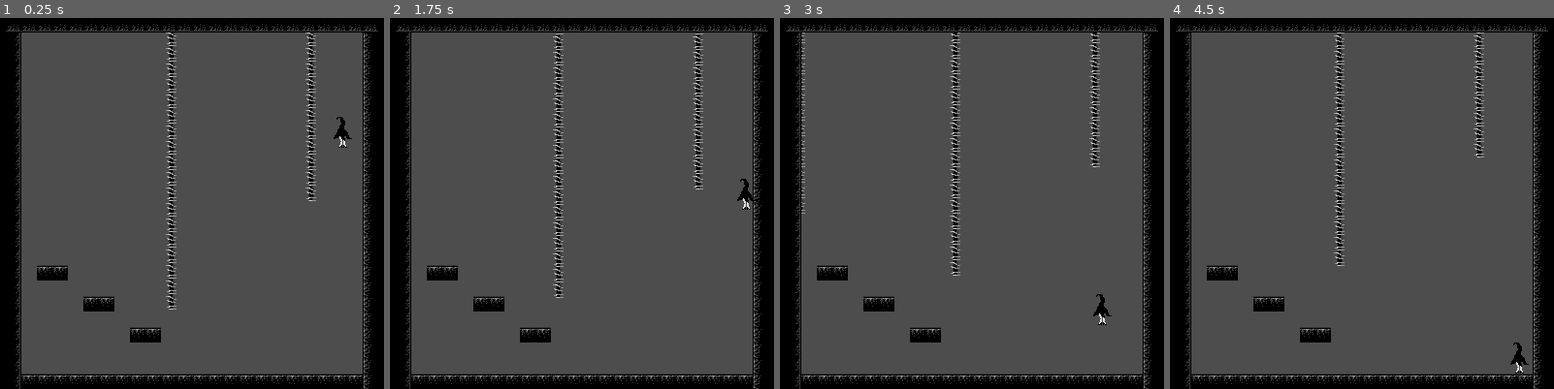
Above: before the commit, frames 1-4 (left to right).
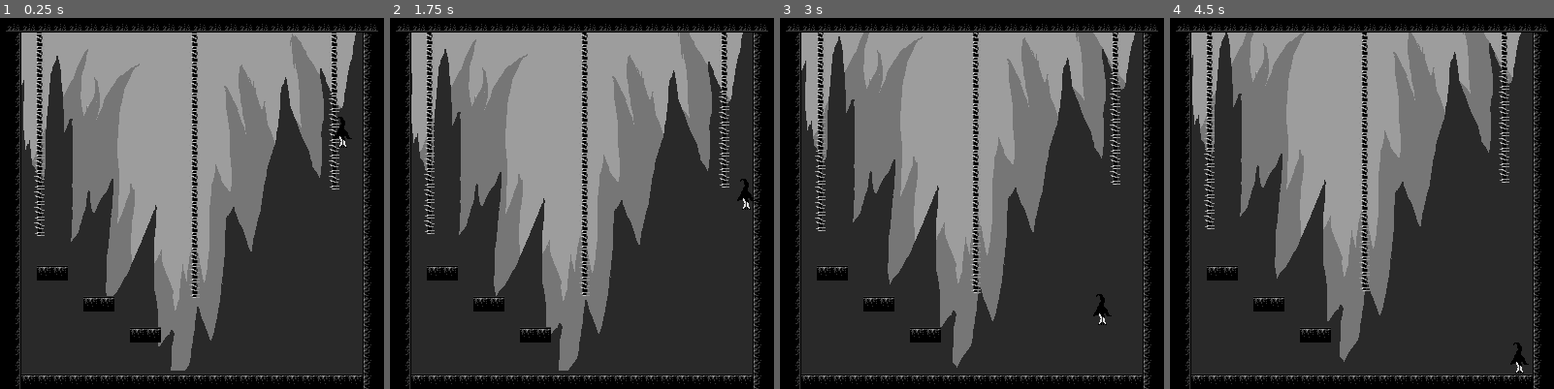
Above: after the commit, the same moments.

Repository: jojovary/HNUWinterGameJam24
Game: Godot game, scene res://Szenen/PrototypeLevelMartin.tscn
Same seed, same stepped clock (60 frames per second), same inputs: the game is played once before the commit and once after it. This scene is started directly instead of the project's main scene.
Inputs (mouse positions are in pixels of both pictures, inside the frame that each line leads up to):
- Up to frame 1 (0.25 s): no input
- Up to frame 2 (1.75 s): tap Enter (ui_accept) at 0.5, 0.77, 0.8, 1.07, 1.35, 1.52 s; move the mouse to (720, 184) at 0.52 s; hold Right mouse button (Dash, bound only after the commit) 0.53-1.28 s; hold Right (ui_right) from 0.53 s (still down); click (720, 184) at 0.67 s; move the mouse to (459, 222) at 1.27 s; click (459, 222) at 1.42 s; right-click (459, 222) at 1.55 s
- Up to frame 3 (3 s): tap Enter (ui_accept) at 1.82, 2.3 s; move the mouse to (1033, 121) at 2.02 s; release Right (ui_right) at 2.03 s; hold Left (ui_left) 2.03-2.78 s; hold Right mouse button (Dash, bound only after the commit) 2.03-2.78 s; click (1033, 121) at 2.17 s; move the mouse to (941, 277) at 2.77 s; hold Right (ui_right) from 2.78 s (still down); right-click (941, 277) at 2.85 s; click (941, 277) at 2.92 s
- Up to frame 4 (4.5 s): tap Enter (ui_accept) at 3.02, 3.32, 3.6, 3.77, 4.07 s; move the mouse to (1546, 259) at 3.52 s; click (1546, 259) at 3.67 s; move the mouse to (1177, 147) at 4.27 s; release Right (ui_right) at 4.28 s; hold Left (ui_left) from 4.28 s (still down); right-click (1177, 147) at 4.35 s; click (1177, 147) at 4.42 s

The runs differ from the first frame. In frame 1, 79% of the frame differs, in the area x 5-95%, y 3-96%; in frame 2, 79%; in frame 3, 79%; in frame 4, 80%.

Commit message:
neuer Parallax + Dash Versuch

Diff:
--- a/ssss/Scripte/middle_player_distance.gd
+++ b/ssss/Scripte/middle_player_distance.gd
@@ -13,6 +13,10 @@
 func middleplayer_vector():
 	#print ($"../Player".position - $".".position)
 	offset = $"../Player".position - $".".position
-	print (str(offset.y) + " + " + str(offset.x))
+	#print (str(offset.y) + " + " + str(offset.x))
 func middlebackground_vector():
-	$"../MovingBackground".position = offset * -0.19
+	$"../MovingBackground".position = offset * -0.03
+	$"../BGMountainBlack".position = offset * -0.07
+	$"../BGMountainGray".position = offset * -0.11
+	$"../BGMountainGrey".position = offset * -0.15
+	$"../BGGrey".position = offset * -0.19
--- a/ssss/Scripte/player.gd
+++ b/ssss/Scripte/player.gd
@@ -1,4 +1,9 @@
 extends CharacterBody2D
+
+var player_target = Vector2()
+var offset_dash = 0
+var mouse_position = 0
+var dash_speed = 10
 
 
 const SPEED = 500.0
@@ -10,10 +15,16 @@
 var current_direction = 0
 
 func _physics_process(delta: float) -> void:
+	#dash()
 	jump(delta)
 	accelerate()
 	#changeDirection()
 	move_and_slide()
+	#mouseplayer_vector()
+
+func _ready():
+	player_target =  $".".position
+
 
 func jump(delta):
 	 # while the player is jumping gravity should affect him
@@ -50,3 +61,31 @@
 		velocity.x = move_toward(velocity.x, SPEED * direction, ACCELERATION )
 	else:
 		velocity.x = move_toward(velocity.x, 0, DECELARATION)
+
+#func _input(event):
+	##if you press the mouse button and your mouse is inside of your area the the player moves
+	#if event.is_action_pressed("Dash"):
+		#player_target = get_local_mouse_position()
+		#
+##func _input(event):
+	### Mouse in viewport coordinates.
+	###if event is InputEventMouseButton:
+		###print("Mouse Click/Unclick at: ", event.position)
+		###pass
+	##if event is InputEventMouseMotion:
+		###print("Mouse Motion at: ", event.position)
+		##mouse_position = event.position
+	### Print the size of the viewport.
+	###print("Viewport Resolution is: ", get_viewport().get_visible_rect().size)
+	##
+##func mouseplayer_vector():
+	###print ($"../Player".position - $".".position)
+	##
+	##offset_dash = $CollisionShape2D.position - mouse_position
+	##
+	##
+#func dash():
+	#if Input.is_action_just_pressed("Dash"):
+		#velocity = velocity. lerp(player_target * 1, dash_speed)
+		#move_and_slide()
+			#
--- a/ssss/Szenen/PrototypeLevel.tscn
+++ b/ssss/Szenen/PrototypeLevel.tscn
@@ -74,7 +74,7 @@
 physics_layer_0/collision_layer = 1
 sources/0 = SubResource("TileSetAtlasSource_te6gn")
 
-[node name="PrototypeLevel" type="Node2D"]
+[node name="PrototypeLevel2" type="Node2D"]
 
 [node name="Layer0" type="TileMapLayer" parent="."]
 use_parent_material = true
--- a/ssss/Szenen/PrototypeLevelMartin.tscn
+++ b/ssss/Szenen/PrototypeLevelMartin.tscn
@@ -1,9 +1,13 @@
-[gd_scene load_steps=9 format=4 uid="uid://b1m00aa2284ng"]
+[gd_scene load_steps=13 format=4 uid="uid://b1m00aa2284ng"]
 
 [ext_resource type="PackedScene" uid="uid://47t4f3dy208j" path="res://Szenen/parallax_background_prototyp.tscn" id="1_8bwvx"]
 [ext_resource type="Texture2D" uid="uid://k3dw0jfdylj3" path="res://Sprites/Prototyping Assets/Ground_Tiles.png" id="1_017qh"]
+[ext_resource type="Texture2D" uid="uid://knake7jkprwf" path="res://Sprites/Prototyping Assets/bg layer 1.png" id="1_smbpi"]
 [ext_resource type="PackedScene" uid="uid://itmuu337vbj5" path="res://Szenen/player.tscn" id="2_rekgb"]
+[ext_resource type="Texture2D" uid="uid://cnww7aapx5xvw" path="res://Sprites/Prototyping Assets/mountainsgrey.png" id="2_tgk4w"]
+[ext_resource type="Texture2D" uid="uid://276m072vdkyn" path="res://Sprites/Prototyping Assets/mountainsgray.png" id="3_vk4pf"]
 [ext_resource type="Script" path="res://Scripte/middle_player_distance.gd" id="4_54fn6"]
+[ext_resource type="Texture2D" uid="uid://de16g1bgi8pqw" path="res://Sprites/Prototyping Assets/mountainsblack.png" id="4_kohdd"]
 
 [sub_resource type="TileSetAtlasSource" id="TileSetAtlasSource_bs0jc"]
 texture = ExtResource("1_017qh")
@@ -139,6 +143,39 @@
 
 [node name="PrototypeLevel" type="Node2D"]
 
+[node name="BGGrey" type="TextureRect" parent="."]
+offset_top = -145.0
+offset_right = 640.0
+offset_bottom = 405.0
+scale = Vector2(1, 1.4)
+texture = ExtResource("1_smbpi")
+
+[node name="BGMountainGrey" type="TextureRect" parent="."]
+texture_filter = 1
+offset_right = 640.0
+offset_bottom = 384.0
+texture = ExtResource("2_tgk4w")
+
+[node name="ColorRect" type="ColorRect" parent="."]
+offset_top = 365.0
+offset_right = 640.0
+offset_bottom = 405.0
+color = Color(0.160784, 0.160784, 0.160784, 1)
+
+[node name="BGMountainGray" type="TextureRect" parent="."]
+texture_filter = 1
+offset_top = 20.0
+offset_right = 640.0
+offset_bottom = 404.0
+texture = ExtResource("3_vk4pf")
+
+[node name="BGMountainBlack" type="TextureRect" parent="."]
+visible = false
+texture_filter = 1
+offset_right = 640.0
+offset_bottom = 384.0
+texture = ExtResource("4_kohdd")
+
 [node name="MovingBackground" type="TileMapLayer" parent="."]
 texture_filter = 1
 tile_map_data = PackedByteArray("AAAnAP//AAAEAAEAAAAnAAAAAAAEAAEAAAAnAAEAAAAEAAEAAAAnAAIAAAAEAAEAAAAnAAMAAAAEAAEAAAAnAA …(3920 unchanged characters)…
--- a/ssss/Szenen/parallax_background_prototyp.tscn
+++ b/ssss/Szenen/parallax_background_prototyp.tscn
@@ -1,6 +1,10 @@
-[gd_scene load_steps=4 format=4 uid="uid://47t4f3dy208j"]
+[gd_scene load_steps=8 format=4 uid="uid://47t4f3dy208j"]
 
+[ext_resource type="Texture2D" uid="uid://knake7jkprwf" path="res://Sprites/Prototyping Assets/bg layer 1.png" id="1_8gjnb"]
 [ext_resource type="Texture2D" uid="uid://k3dw0jfdylj3" path="res://Sprites/Prototyping Assets/Ground_Tiles.png" id="1_fhy4d"]
+[ext_resource type="Texture2D" uid="uid://cnww7aapx5xvw" path="res://Sprites/Prototyping Assets/mountainsgrey.png" id="2_c35jg"]
+[ext_resource type="Texture2D" uid="uid://276m072vdkyn" path="res://Sprites/Prototyping Assets/mountainsgray.png" id="3_cco83"]
+[ext_resource type="Texture2D" uid="uid://de16g1bgi8pqw" path="res://Sprites/Prototyping Assets/mountainsblack.png" id="4_t1pri"]
 
 [sub_resource type="TileSetAtlasSource" id="TileSetAtlasSource_gqgsp"]
 texture = ExtResource("1_fhy4d")
@@ -66,6 +70,37 @@
 [node name="ParallaxBackground" type="ParallaxBackground"]
 follow_viewport_enabled = true
 
+[node name="ParallaxLayer3" type="ParallaxLayer" parent="."]
+
+[node name="TextureRect" type="TextureRect" parent="ParallaxLayer3"]
+offset_right = 40.0
+offset_bottom = 40.0
+texture = ExtResource("1_8gjnb")
+
+[node name="ParallaxLayer4" type="ParallaxLayer" parent="."]
+
+[node name="TextureRect" type="TextureRect" parent="ParallaxLayer4"]
+texture_filter = 1
+offset_right = 40.0
+offset_bottom = 40.0
+texture = ExtResource("2_c35jg")
+
+[node name="ParallaxLayer5" type="ParallaxLayer" parent="."]
+
+[node name="TextureRect" type="TextureRect" parent="ParallaxLayer5"]
+texture_filter = 1
+offset_right = 40.0
+offset_bottom = 40.0
+texture = ExtResource("3_cco83")
+
+[node name="ParallaxLayer2" type="ParallaxLayer" parent="."]
+
+[node name="TextureRect" type="TextureRect" parent="ParallaxLayer2"]
+texture_filter = 1
+offset_right = 40.0
+offset_bottom = 40.0
+texture = ExtResource("4_t1pri")
+
 [node name="ParallaxLayer" type="ParallaxLayer" parent="."]
 texture_repeat = 2
 motion_scale = Vector2(1.5, 1.5)
--- a/ssss/project.godot
+++ b/ssss/project.godot
@@ -23,6 +23,14 @@
 
 [input]
 
+ui_accept={
+"deadzone": 0.5,
+"events": [Object(InputEventKey,"resource_local_to_scene":false,"resource_name":"","device":0,"window_id":0,"alt_pressed":false,"shift_pressed":false,"ctrl_pressed":false,"meta_pressed":false,"pressed":false,"keycode":4194309,"physical_keycode":0,"key_label":0,"unicode":0,"location":0,"echo":false,"script":null)
+, Object(InputEventKey,"resource_local_to_scene":false,"resource_name":"","device":0,"window_id":0,"alt_pressed":false,"shift_pressed":false,"ctrl_pressed":false,"meta_pressed":false,"pressed":false,"keycode":4194310,"physical_keycode":0,"key_label":0,"unicode":0,"location":0,"echo":false,"script":null)
+, Object(InputEventKey,"resource_local_to_scene":false,"resource_name":"","device":0,"window_id":0,"alt_pressed":false,"shift_pressed":false,"ctrl_pressed":false,"meta_pressed":false,"pressed":false,"keycode":32,"physical_keycode":0,"key_label":0,"unicode":32,"location":0,"echo":false,"script":null)
+, Object(InputEventJoypadButton,"resource_local_to_scene":false,"resource_name":"","device":-1,"button_index":0,"pressure":0.0,"pressed":true,"script":null)
+]
+}
 ui_left={
 "deadzone": 0.5,
 "events": [Object(InputEventKey,"resource_local_to_scene":false,"resource_name":"","device":0,"window_id":0,"alt_presse …(194 unchanged characters)…
@@ -55,6 +63,11 @@
 , Object(InputEventKey,"resource_local_to_scene":false,"resource_name":"","device":-1,"window_id":0,"alt_pressed":false …(183 unchanged characters)…
 ]
 }
+Dash={
+"deadzone": 0.5,
+"events": [Object(InputEventMouseButton,"resource_local_to_scene":false,"resource_name":"","device":-1,"window_id":0,"alt_pressed":false,"shift_pressed":false,"ctrl_pressed":false,"meta_pressed":false,"button_mask":2,"position":Vector2(341, 12),"global_position":Vector2(350, 58),"factor":1.0,"button_index":2,"canceled":false,"pressed":true,"double_click":false,"script":null)
+]
+}
 
 [rendering]
 
Binary file added: ssss/Sprites/Prototyping Assets/bg layer 1.png
Not shown, added: ssss/Sprites/Prototyping Assets/bg layer 1.png.import
Binary file added: ssss/Sprites/Prototyping Assets/mountainsblack.png
Not shown, added: ssss/Sprites/Prototyping Assets/mountainsblack.png.import
Binary file added: ssss/Sprites/Prototyping Assets/mountainsgray.png
Not shown, added: ssss/Sprites/Prototyping Assets/mountainsgray.png.import
Binary file added: ssss/Sprites/Prototyping Assets/mountainsgrey.png
Not shown, added: ssss/Sprites/Prototyping Assets/mountainsgrey.png.import
